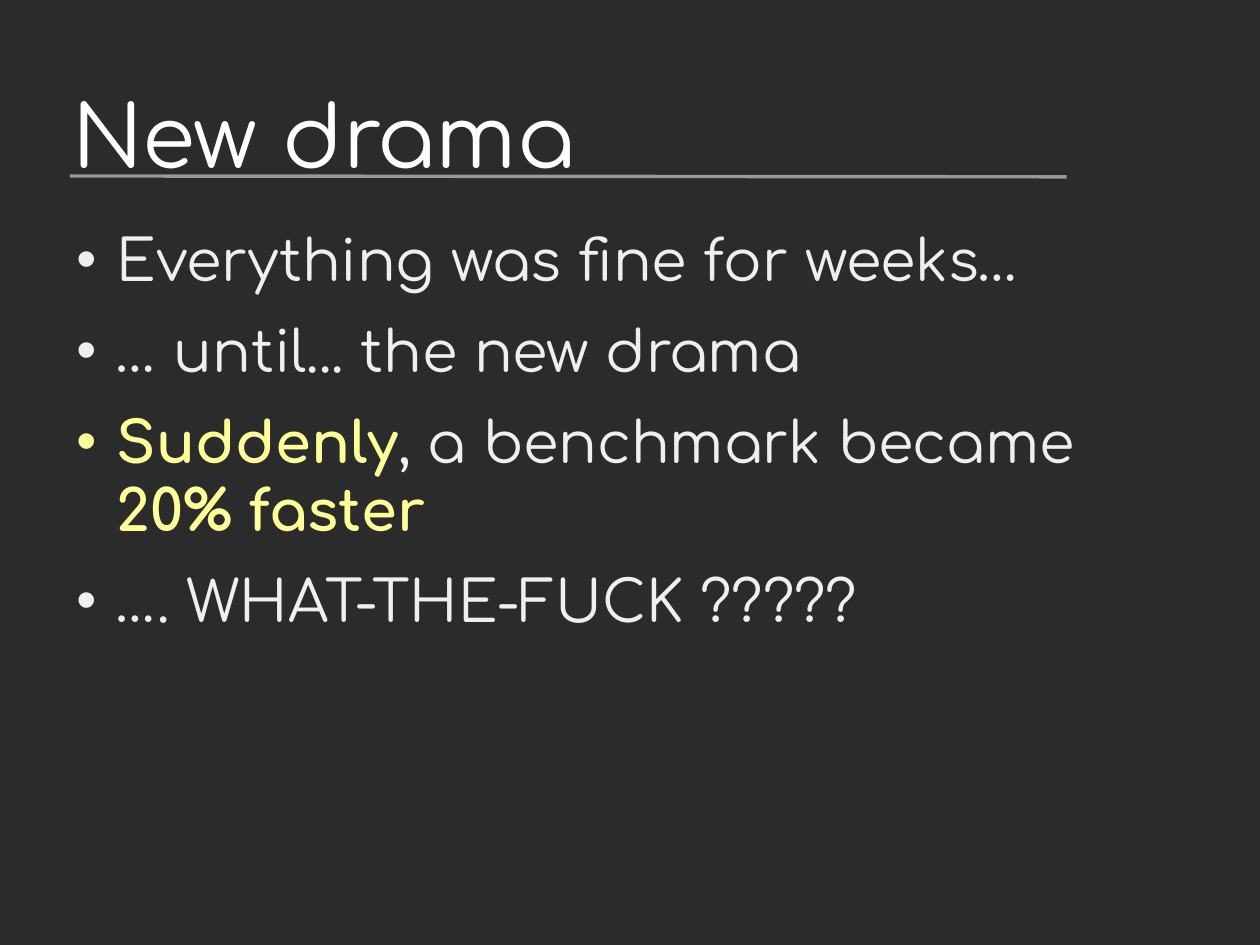
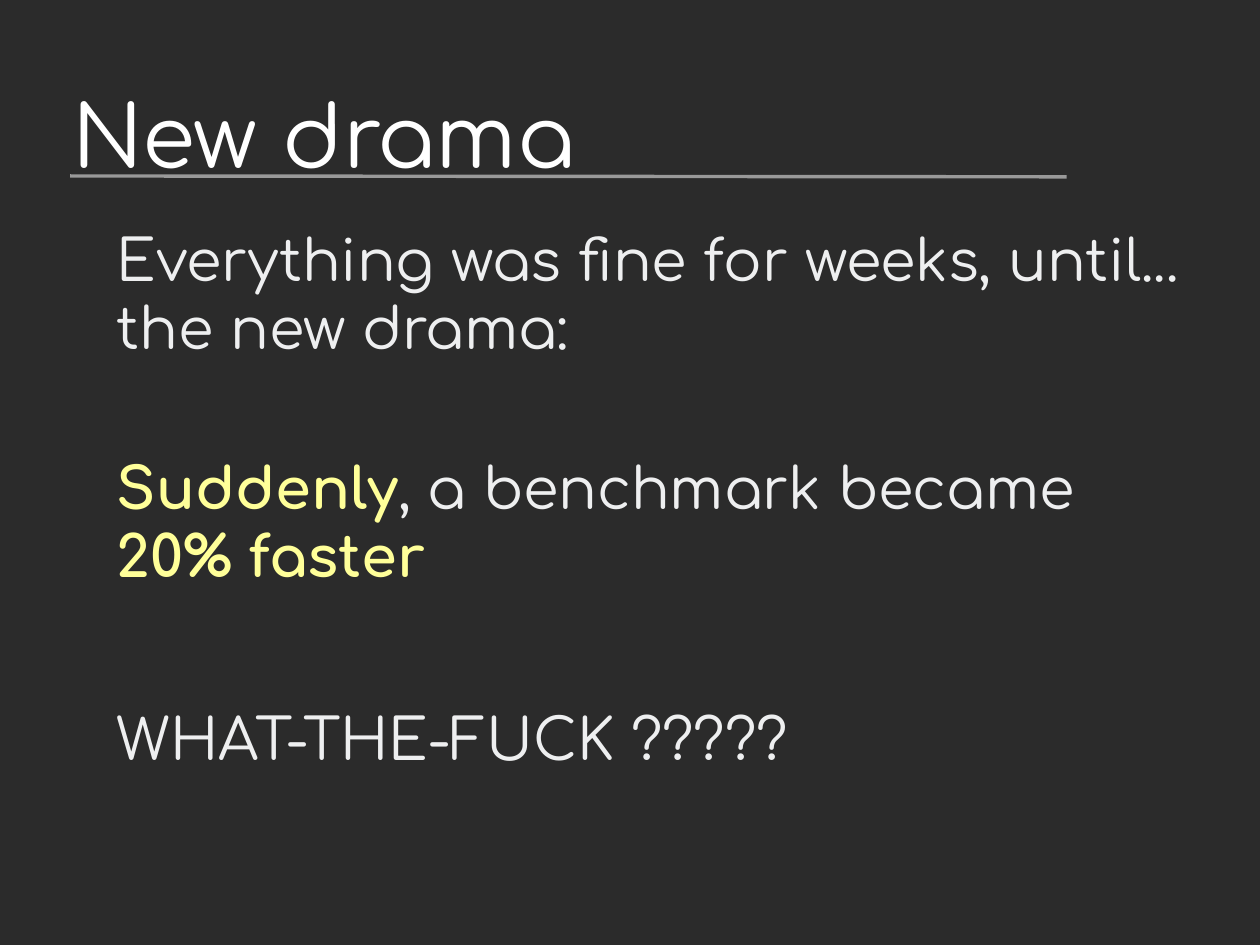
Before and after one commit to vstinner/talks, a slide deck: slide 19 of 2017-FOSDEM-Brussels/howto_run_stable_benchmarks.odp. Drawn at 1260x945 pixels with LibreOffice and Linux fonts; fonts in the diff are those of the drawing; background and template pictures are left out; a plain dark background stands for a picture behind light text. Boxes give left, top, right and bottom in pixels: in the first picture for what was removed or moved away, otherwise in the second. Text is boxed around its words. In the diff, an @@ line names an element or a change of style, - is before the commit and + after.

```diff
--- a/2017-FOSDEM-Brussels/howto_run_stable_benchmarks.odp
+++ b/2017-FOSDEM-Brussels/howto_run_stable_benchmarks.odp
@@ text at <box>117,236,1179,350</box>: text changed @@
-• Everything was fine for weeks…
-• … until... the new drama
+Everything was fine for weeks, until... the new drama:
@@ text at <box>117,464,1074,578</box>: bullet • to none @@
@@ text at <box>117,715,615,761</box>: text changed @@
-• …. WHAT-THE-FUCK ?????
+WHAT-THE-FUCK ?????
```
Also in this commit, not shown: 3 other slides changed, 1 slide added, 1 other file.
